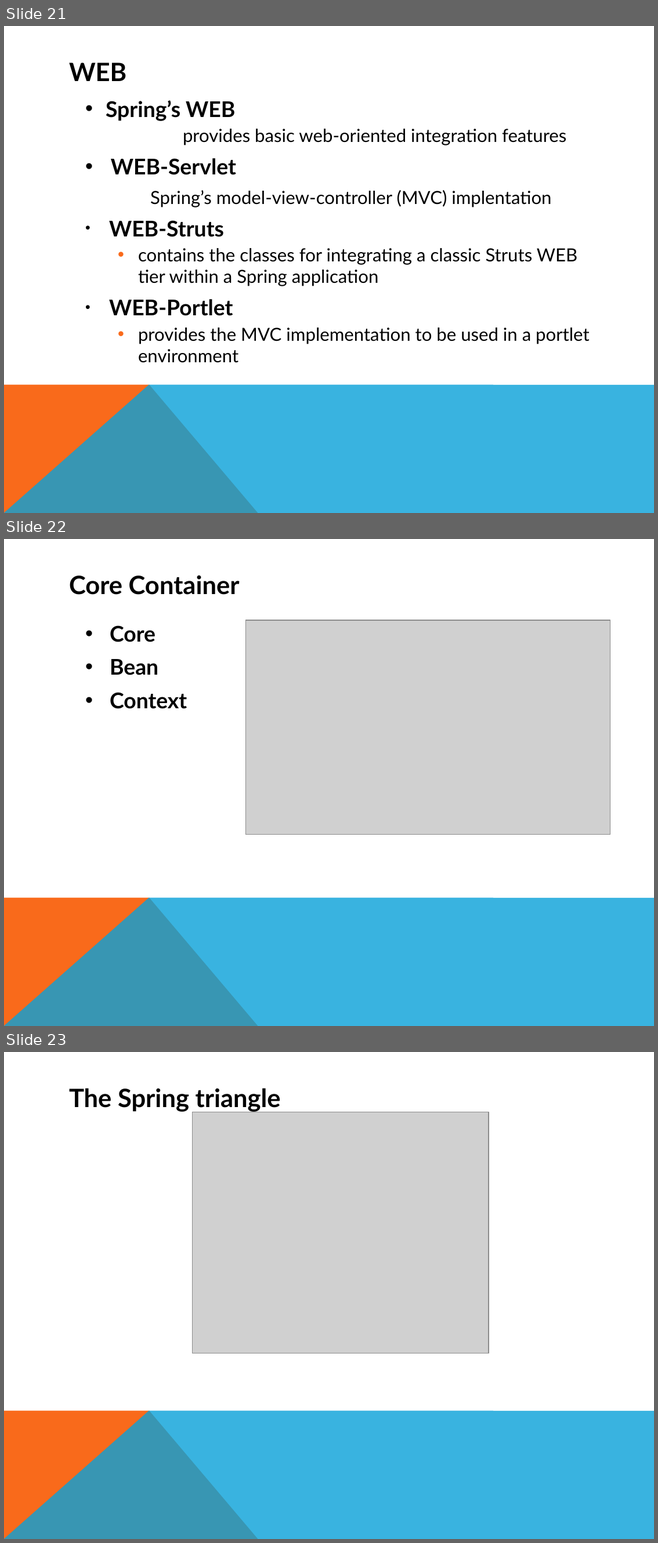
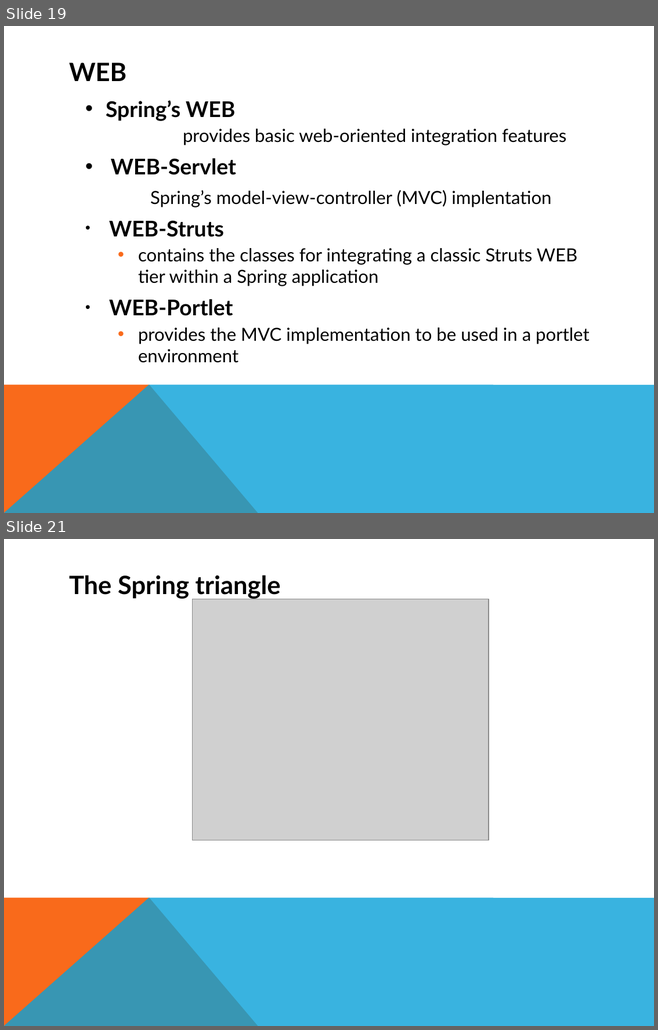
Before and after one commit to tavanquang/BaiTapLon, a slide deck: slide.pptx. Shown one above the other, each under a label of ours: slides 21, 22 and 23 before the commit, slides 19 and 21 after it; the slides between them are not shown. The pictures are 658x1543 and 658x1030 pixels, drawn with LibreOffice and Linux fonts; fonts in the diff are those of the drawing; grey boxes stand for pictures. Boxes give left, top, right and bottom in pixels: in the first picture for what was removed or moved away, otherwise in the second. Text is boxed around its words. In the diff, an @@ line names an element or a change of style, - is before the commit and + after.

```diff
--- a/slide.pptx
+++ b/slide.pptx
@@ slide 22 removed at (4,539,654,1026), background #FFFFFF; not listed: 2 template elements that a slide beside it also shows @@
@@ title removed at (69,575,239,595) @@
-Core Container
@@ text removed at (110,625,187,709) @@
-• Core
-• Bean
-• Context
@@ picture removed at (246,620,610,835) @@
@@ what was slide 21 is now slide 19 @@
@@ what was slide 23 is now slide 21 @@
```
Also in this commit, not shown: 1 slide added, 2 other slides removed.
